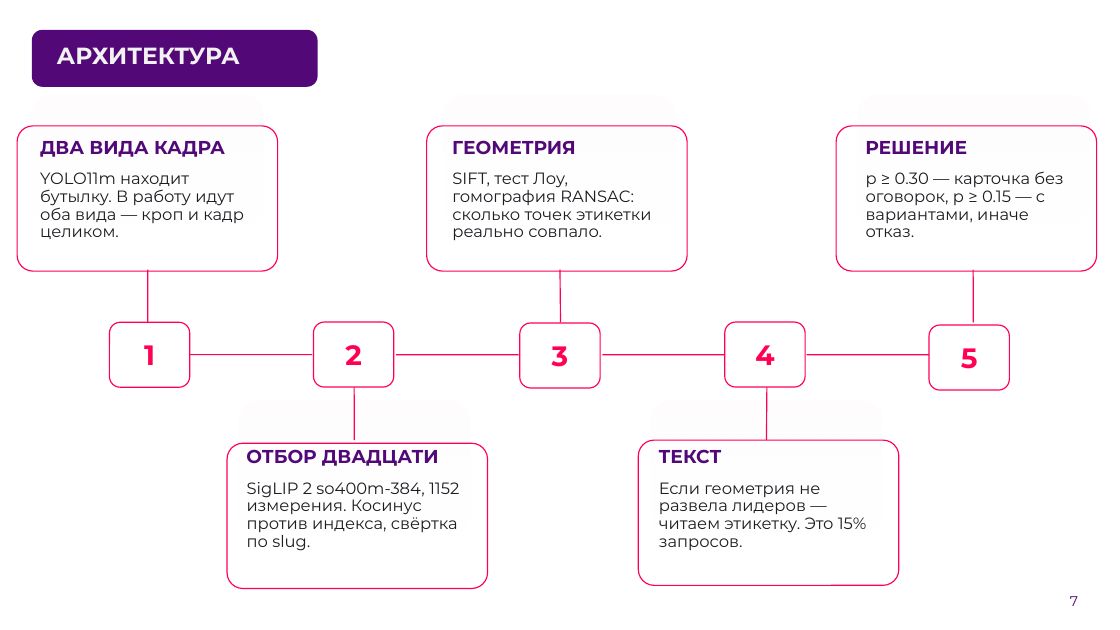
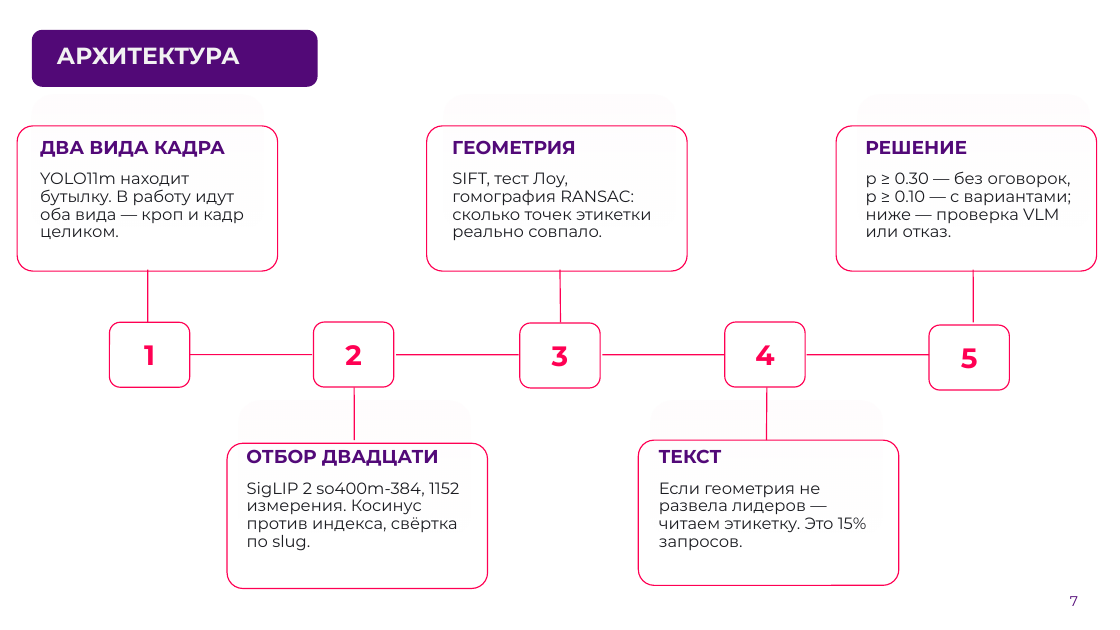
Before and after one commit to AlexGvr/rus_vines, a slide deck: slide 7 of ЛЦТ2026 Сканер российских вин.pptx. Drawn at 1120x630 pixels with LibreOffice and Linux fonts; fonts in the diff are those of the drawing; background and template pictures are left out. Boxes give left, top, right and bottom in pixels: in the first picture for what was removed or moved away, otherwise in the second. Text is boxed around its words. In the diff, an @@ line names an element or a change of style, - is before the commit and + after.

```diff
--- a/ЛЦТ2026 Сканер российских вин.pptx
+++ b/ЛЦТ2026 Сканер российских вин.pptx
@@ text at (866,171,1071,237): text changed @@
-p ≥ 0.30 — карточка без оговорок, p ≥ 0.15 — с вариантами, иначе отказ.
+p ≥ 0.30 — без оговорок, p ≥ 0.10 — с вариантами; ниже — проверка VLM или отказ.
```
Also in this commit, not shown: 13 other slides changed, 1 slide added, 40 other files.
